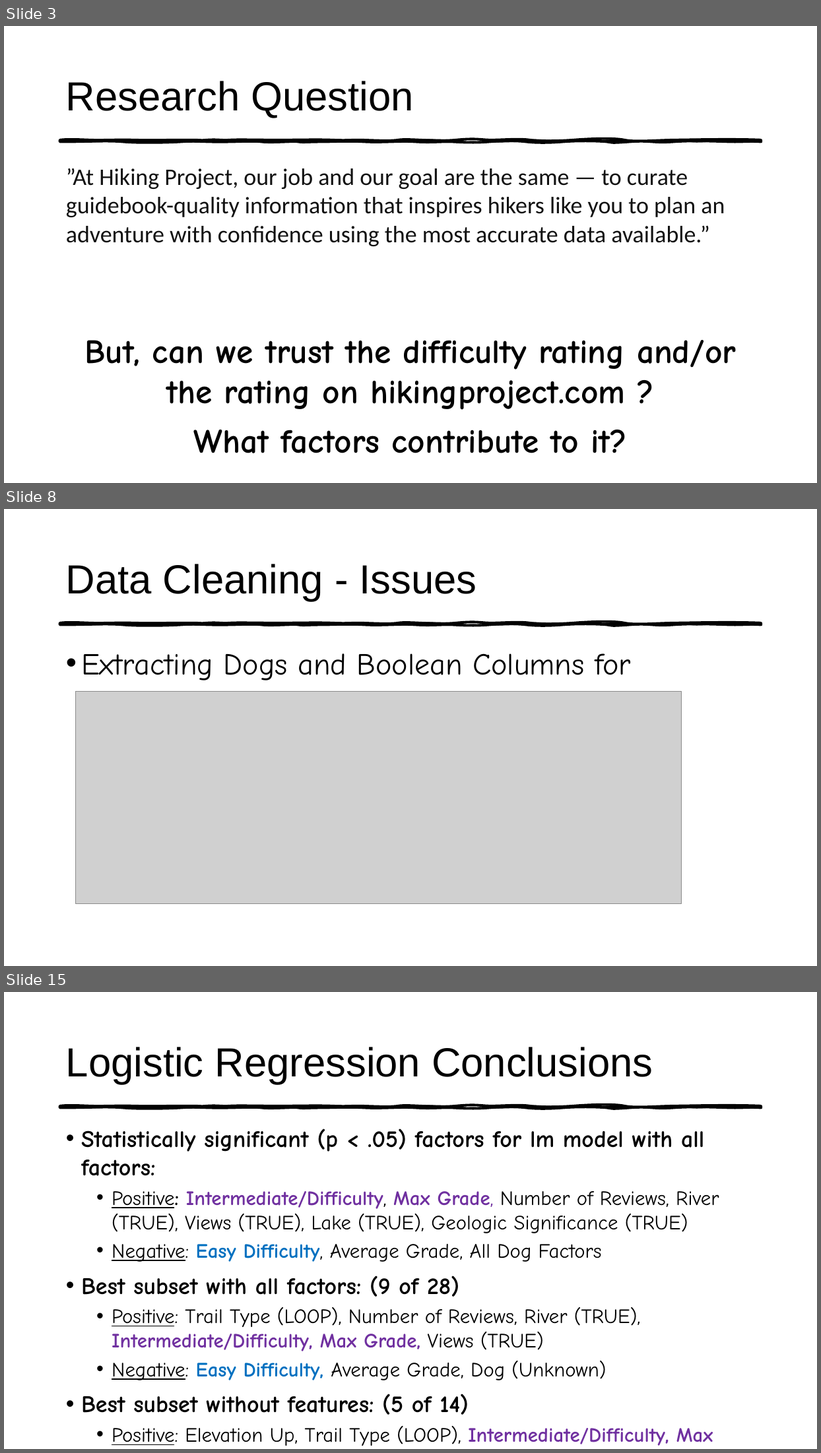
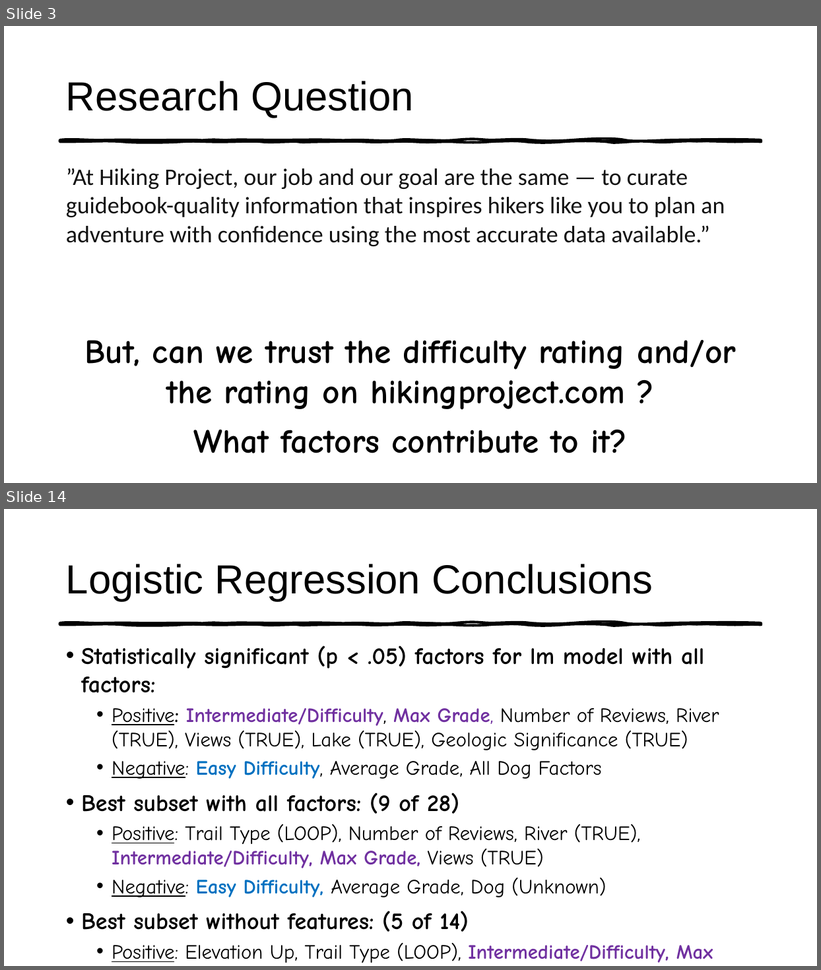
Before and after one commit to BiochemHead/COMP_4447_Final_Project, a slide deck: HikingPresentation.pptx. Shown one above the other, each under a label of ours: slides 3, 8 and 15 before the commit, slides 3 and 14 after it; the slides between them are not shown. The pictures are 821x1453 and 821x970 pixels, drawn with LibreOffice and Linux fonts; fonts in the diff are those of the drawing; grey boxes stand for pictures. Boxes give left, top, right and bottom in pixels: in the first picture for what was removed or moved away, otherwise in the second. Text is boxed around its words. In the diff, an @@ line names an element or a change of style, - is before the commit and + after.

```diff
--- a/HikingPresentation.pptx
+++ b/HikingPresentation.pptx
@@ slide 8 removed at [4,509,817,966], background #FFFFFF; not listed: 1 template element that a slide beside it also shows @@
@@ title removed at [66,564,477,601] @@
-Data Cleaning - Issues
@@ text removed at [81,654,631,692] @@
-• Extracting Dogs and Boolean Columns for Features:
@@ picture removed at [76,692,682,904] @@
@@ what was slide 15 is now slide 14 @@
```
Also in this commit, not shown: 6 slides changed, 4 slides added, 4 other slides removed.
